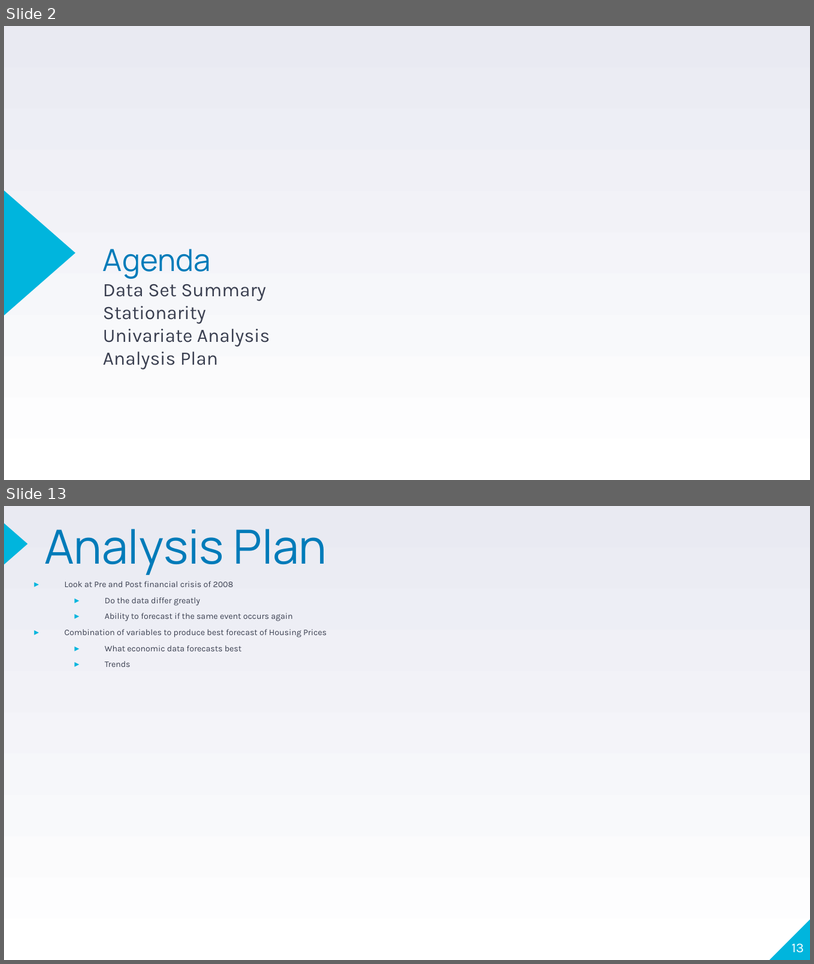
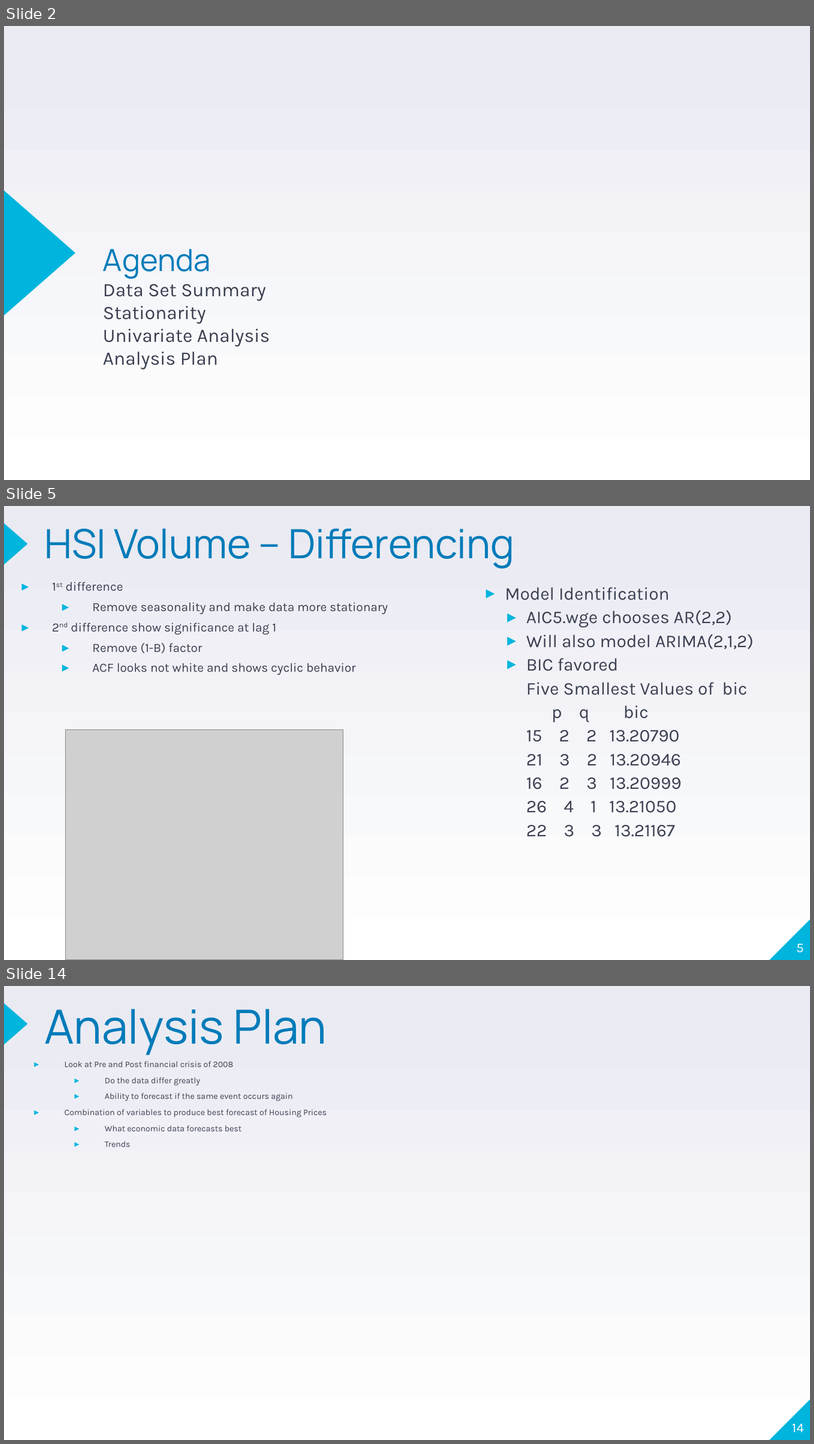
Before and after one commit to jherbaugh/MSDS6373_TS_Project, a slide deck: TS_6373_Project_Jason_Alexander.ppt. Shown one above the other, each under a label of ours: slides 2 and 13 before the commit, slides 2, 5 and 14 after it; the slides between them are not shown. The pictures are 814x964 and 814x1444 pixels, drawn with LibreOffice and Linux fonts; fonts in the diff are those of the drawing; grey boxes stand for pictures. Boxes give left, top, right and bottom in pixels: in the first picture for what was removed or moved away, otherwise in the second. Text is boxed around its words. In the diff, an @@ line names an element or a change of style, - is before the commit and + after.

```diff
--- a/TS_6373_Project_Jason_Alexander.ppt
+++ b/TS_6373_Project_Jason_Alexander.ppt
@@ slide 5 added at (x1=4, y1=506, x2=810, y2=960), background gradient #FFFFFF to #E9EAF2; not listed: 2 template elements that a slide beside it also shows @@
@@ title added at (x1=44, y1=528, x2=515, y2=568), 36 pt, text #007BB9 @@
+HSI Volume – Differencing
@@ text added at (x1=66, y1=582, x2=388, y2=675), 11.2 pt, text #3A3F50 @@
+▸ 1st difference
+  ▸ Remove seasonality and make data more stationary
+▸ 2nd difference show significance at lag 1
+  ▸ Remove (1-B) factor
+  ▸ ACF looks not white and shows cyclic behavior
@@ text added at (x1=505, y1=587, x2=754, y2=837), 16 pt, text #3A3F50 @@
+▸ Model Identification
+  ▸ AIC5.wge chooses AR(2,2)
+  ▸ Will also model ARIMA(2,1,2)
+  ▸ BIC favored
+  Five Smallest Values of bic
+  p q bic
+  15 2 2 13.20790
+  21 3 2 13.20946
+  16 2 3 13.20999
+  26 4 1 13.21050
+  22 3 3 13.21167
@@ picture added at (x1=65, y1=729, x2=342, y2=959) @@
@@ page number added at (x1=797, y1=943, x2=804, y2=952), 12 pt, text #FFFFFF @@
+5
@@ what was slide 13 is now slide 14 @@
@@ page number at (x1=792, y1=1423, x2=804, y2=1432): text changed @@
-13
+14
```
Also in this commit, not shown: 5 slides changed, 5 other slides added, 5 slides removed, 2 other files.
